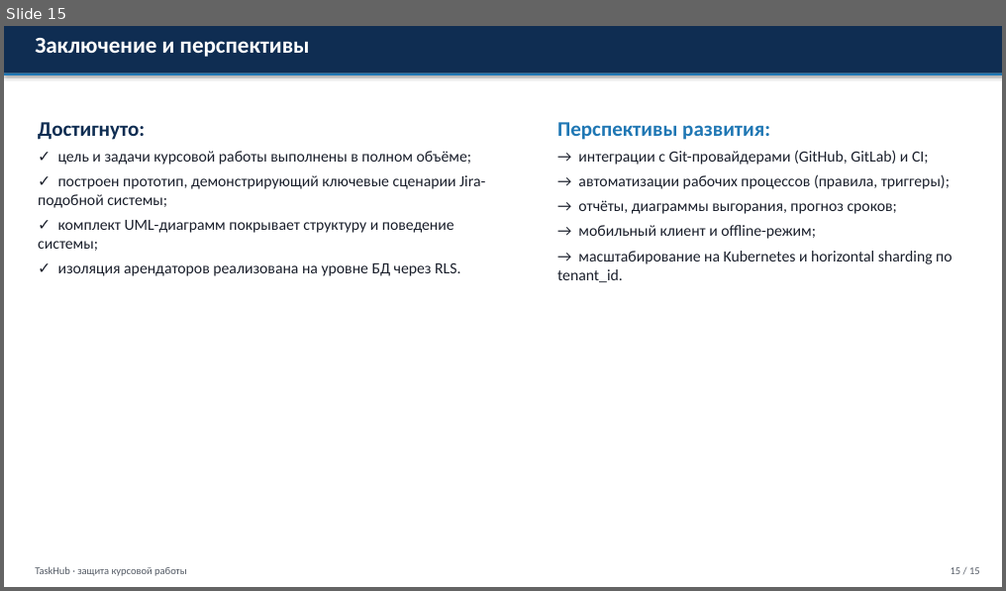
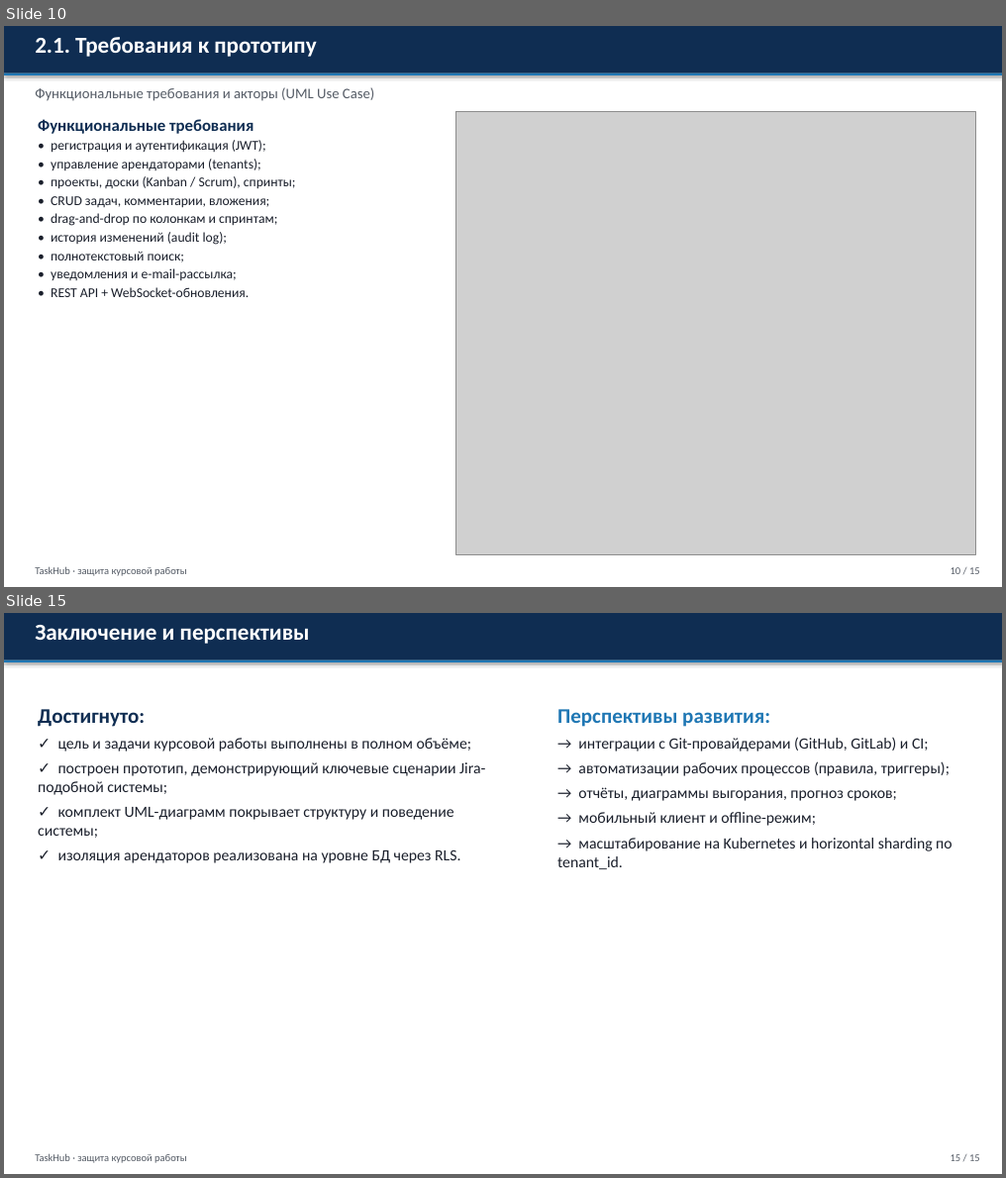
Before and after one commit to adenivi321-bot/jira1, a slide deck: docs/coursework/Презентация_TaskHub.pptx. Shown one above the other, each under a label of ours: slide 15 before the commit, slides 10 and 15 after it; the slides between them are not shown. The pictures are 1006x591 and 1006x1178 pixels, drawn with LibreOffice and Linux fonts; fonts in the diff are those of the drawing; grey boxes stand for pictures. Boxes give left, top, right and bottom in pixels: in the first picture for what was removed or moved away, otherwise in the second. Text is boxed around its words. In the diff, an @@ line names an element or a change of style, - is before the commit and + after.

```diff
--- a/docs/coursework/Презентация_TaskHub.pptx
+++ b/docs/coursework/Презентация_TaskHub.pptx
@@ slide 10 added at (4,26,1002,587), background #FFFFFF @@
@@ rectangle added at (4,26,1002,74), fill #0F2D52 @@
@@ text added at (35,37,316,57), 22 pt, text #FFFFFF, bold @@
+2.1. Требования к прототипу
@@ rectangle added at (4,74,1002,76), fill #1F77B4 @@
@@ text added at (35,87,374,101), 14 pt, text #555C66 @@
+Функциональные требования и акторы (UML Use Case)
@@ picture added at (456,111,976,556) @@
@@ text added at (38,119,296,297), 13 pt, text #1A1F2B @@
+Функциональные требования
+• регистрация и аутентификация (JWT);
+• управление арендаторами (tenants);
+• проекты, доски (Kanban / Scrum), спринты;
+• CRUD задач, комментарии, вложения;
+• drag-and-drop по колонкам и спринтам;
+• история изменений (audit log);
+• полнотекстовый поиск;
+• уведомления и e-mail-рассылка;
+• REST API + WebSocket-обновления.
@@ text added at (35,567,187,576), 10 pt, text #555C66 @@
+TaskHub · защита курсовой работы
@@ text added at (950,568,980,574), 10 pt, text #555C66 @@
+10 / 15
```
Also in this commit, not shown: 5 slides changed, 5 other slides added, 6 slides removed, 1 other file.
